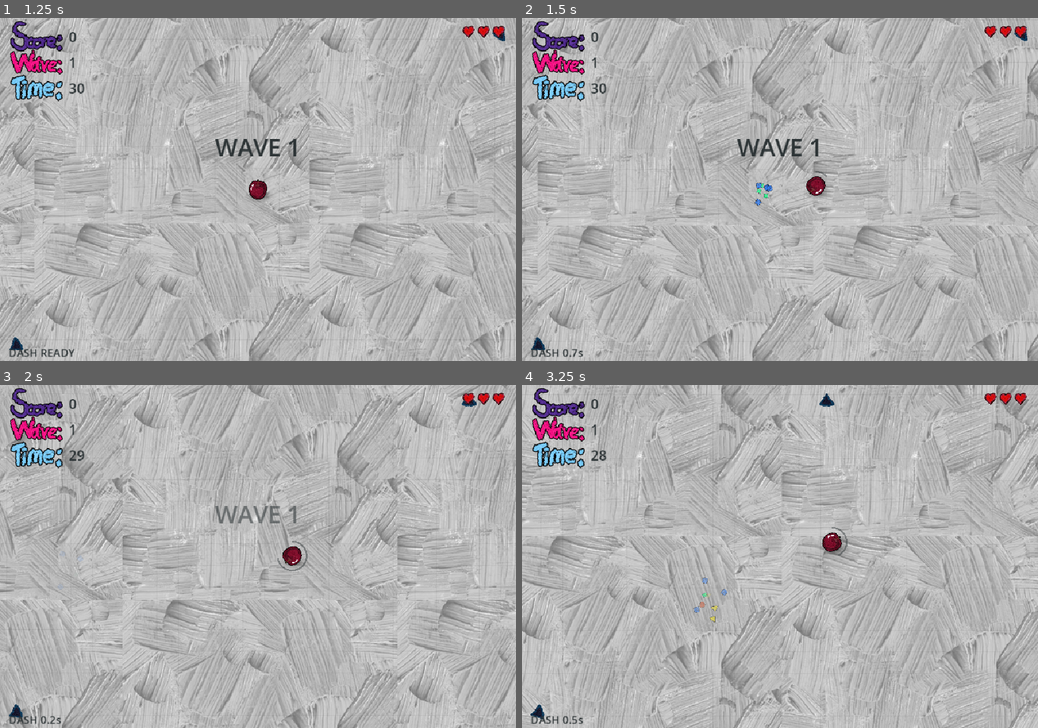
Above: before the commit, frames 1-4 (two rows, left to right).
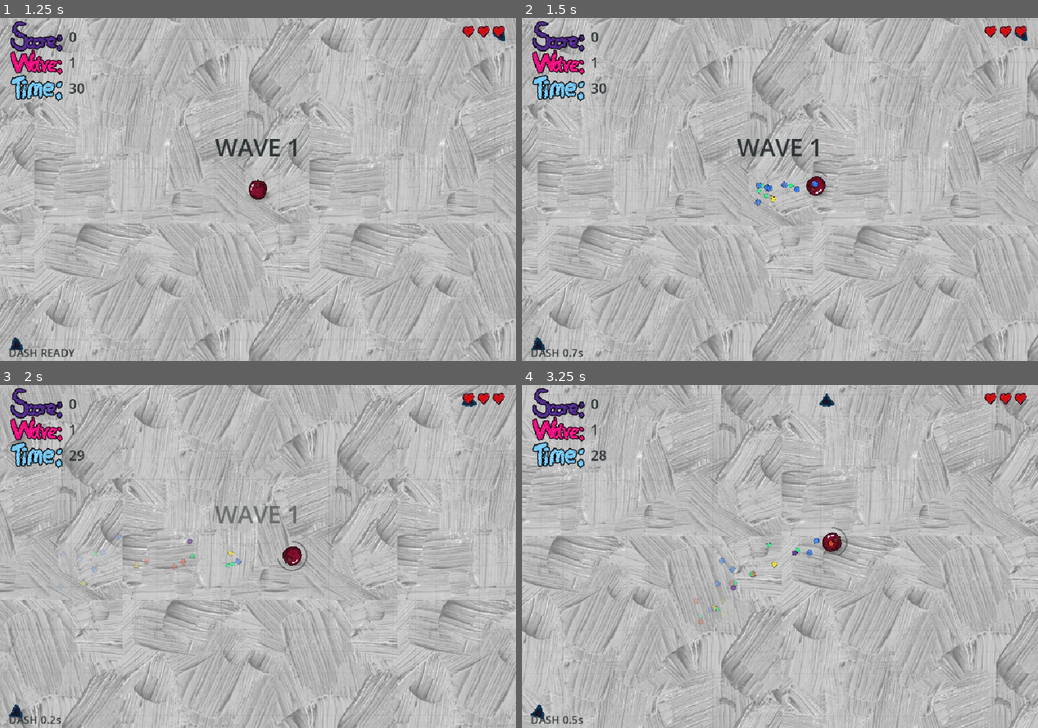
Above: after the commit, the same moments.

Repository: wizenroom/youre-the-food
Game: Godot game, scene res://scenes/main.tscn
The game is run twice, just before and just after one commit, with the same random seed, the same clock (stepped at 60 frames per second) and the same inputs.
Inputs (mouse positions are in pixels of both pictures, inside the frame that each line leads up to):
- Up to frame 1 (1.25 s): click (242, 230) at 0.5 s
- Up to frame 2 (1.5 s): tap Enter (menu_start) at 1.25 s; move the mouse to (893, 172) at 1.27 s; hold D (move_right) from 1.28 s (still down); tap Space (dash) at 1.35 s
- Up to frame 3 (2 s): keep holding D (move_right)
- Up to frame 4 (3.25 s): move the mouse to (676, 573) at 2.02 s; release D (move_right) at 2.03 s; hold S (move_down) 2.03-2.78 s; tap Space (dash) at 2.1, 2.85 s; move the mouse to (831, 481) at 2.77 s; hold D (move_right) from 2.78 s (still down)

Frame 1 is identical in both runs. In frame 2, less than 0.1% of the frame differs, in the area x 48-58%, y 47-54%; in frame 3, 0.2%; in frame 4, 0.4%, in the area x 33-61%, y 44-70%.

Commit message:
Some Minor VFX Change
Some Small Tweaks

Different invulnerability look. Damages vs. Successful dash

Turbo, Shield, Pierce Sprite stuff

Diff:
--- a/scripts/main.gd
+++ b/scripts/main.gd
@@ -339,7 +339,7 @@
 
 	# dash attacks. hits near the head count as head hits, otherwise the
 	# neck shields it forever and cutting there wipes the whole body
-	if player.dash_time > 0:
+	if player.is_dashing:
 		for s in alive_snakes():
 			var head_hit: bool = s.hit_head(player.position, player.radius + 6)
 			var body_hit: int = s.hit_body(player.position, player.radius)
@@ -350,6 +350,7 @@
 				player.vel *= -0.55
 				player.dash_time = 0
 				player.invuln = maxf(player.invuln, 0.4)
+				player.hittedSomethingWhileDashing()
 				dash_hit = true  # no bite on the same touch
 				break
 
@@ -361,6 +362,7 @@
 				player.position += d / dist * 40.0
 				player.invuln = maxf(player.invuln, 0.5)
 				dash_hit = true
+				player.hittedSomethingWhileDashing()
 				if player.power != "pierce":
 					player.vel *= -0.35
 					player.dash_time = 0
@@ -371,6 +373,7 @@
 				spawn_burst(player.position, Color("2ed573"), 12)
 				player.invuln = maxf(player.invuln, 0.3)
 				dash_hit = true
+				player.hittedSomethingWhileDashing()
 				if player.power != "pierce":
 					player.vel *= -0.4
 					player.dash_time = 0
--- a/scripts/player.gd
+++ b/scripts/player.gd
@@ -4,7 +4,7 @@
 var game: Node
 
 var vel := Vector2.ZERO
-var radius := 14.0
+var radius := 30.0
 var accel := 1600.0
 var max_speed := 280.0
 var friction := 4.5
@@ -18,6 +18,13 @@
 var power := ""              # "", "turbo", "shield" or "pierce"
 var power_time := 0.0
 
+var is_dashing = false
+const DASH_PARTICLE_EVERY = 0.025
+var _shouldproduceddashparticle = false
+var _lastdashcount = 0
+
+var successfulhit = false
+
 var _tex: Texture2D = preload("res://assets/player.png")
 
 
@@ -65,8 +72,37 @@
 	if Input.is_action_just_pressed("dash") and dash_cooldown <= 0:
 		dash()
 
+
+	updateDashVar()
+	tryProduceDashParticle()
+
+	updateSuccessfulhit()
+
 	queue_redraw()
 
+func updateSuccessfulhit() -> void:
+	if invuln <= 0:
+		successfulhit = false
+
+func updateLastDashCount() -> void:
+	_lastdashcount = floorf(dash_time / DASH_PARTICLE_EVERY)
+
+
+func tryProduceDashParticle() -> void:
+	if is_dashing != true:
+		return
+
+	var currentcount = floorf(dash_time / DASH_PARTICLE_EVERY)
+	if _lastdashcount != currentcount:
+		_lastdashcount = currentcount
+		game.spawn_burst(position, Color("ff4757"), 1)
+
+
+func updateDashVar() -> void:
+	if dash_time > 0:
+			is_dashing = true
+	else:
+			is_dashing = false
 
 # dash toward the cursor; while active, ramming a snake severs it
 func dash() -> void:
@@ -78,6 +114,15 @@
 	dash_cd_total = 0.35 if power == "turbo" else 0.85
 	dash_cooldown = dash_cd_total
 	game.spawn_burst(position, Color("ff4757"), 8)
+
+	updateLastDashCount()
+
+
+
+func hittedSomethingWhileDashing() -> void:
+	successfulhit = true
+
+
 
 
 func hit() -> void:
@@ -114,16 +159,44 @@
 	power_time = 999.0 if kind == "shield" else 8.0  # shield lasts until used
 
 
+func drawSprite() -> void:
+	if power == "pierce":
+		Util.draw_sprite(self, _tex, Vector2.ZERO, 50, Color(3,3,0,1))
+	else:if successfulhit == true:
+			Util.draw_sprite(self, _tex, Vector2.ZERO, 38, Color(3,3,0,1))
+	else:
+		if invuln > 0 and int(floor(invuln * 12)) % 2 == 0:
+			return  # flicker
+		else:
+			Util.draw_sprite(self, _tex, Vector2.ZERO, 38)
+
+
 func _draw() -> void:
-	if invuln > 0 and int(floor(invuln * 12)) % 2 == 0:
-		return  # flicker
 	Util.draw_shadow(self, Vector2.ZERO, 38)
+
+	if power == "turbo":
+		var randvector = (-vel).rotated(randf_range(-PI/10, PI/10))
+		randvector = randvector.normalized() * (vel.length() * randf() * 0.2)
+		draw_line(Vector2.ZERO, randvector, Color.CYAN, 10)
+
 	draw_set_transform(Vector2.ZERO, roll, Vector2.ONE)
-	Util.draw_sprite(self, _tex, Vector2.ZERO, 38)
+	drawSprite()
+
 	draw_set_transform(Vector2.ZERO, 0.0, Vector2.ONE)
 	if power == "shield":
-		draw_arc(Vector2.ZERO, radius + 7, 0, TAU, 40, Color(0.482, 0.929, 0.624, 0.8), 2.0)
+		draw_arc(Vector2.ZERO, radius + 7, 0, TAU, 40, Color(0.2, 0.5, 0.2, 0.9), 8)
 	# cooldown ring, full circle = dash ready
 	if dash_cooldown > 0:
 		var f := 1.0 - dash_cooldown / dash_cd_total
 		draw_arc(Vector2.ZERO, 27, -PI / 2, -PI / 2 + f * TAU, 40, Color(0.176, 0.204, 0.212, 0.45), 3.0)
+
+
+
+	#if power == "turbo":
+		#if is_dashing == true:
+			#var angle = (-vel).angle()
+			#var randrotatedvector = Vector2.from_angle(angle + (randf_range(-1,1) * (PI/4)))
+			#var lenght = vel.length()
+			#var randlength = vel * randf()
+
+			#draw_line(Vector2.ZERO,randrotatedvector*randlength,Color(0,0.8,0.8),10)
--- a/scripts/powerup.gd
+++ b/scripts/powerup.gd
@@ -31,4 +31,4 @@
 		return  # expiry flicker
 	var bob := sin(Time.get_ticks_msec() / 250.0) * 3.0
 	Util.draw_shadow(self, Vector2(0, 8), 24, 0.6)
-	Util.draw_sprite(self, TEXTURES[kind], Vector2(0, bob), 28)
+	Util.draw_sprite(self, TEXTURES[kind], Vector2(0, bob), 100)
